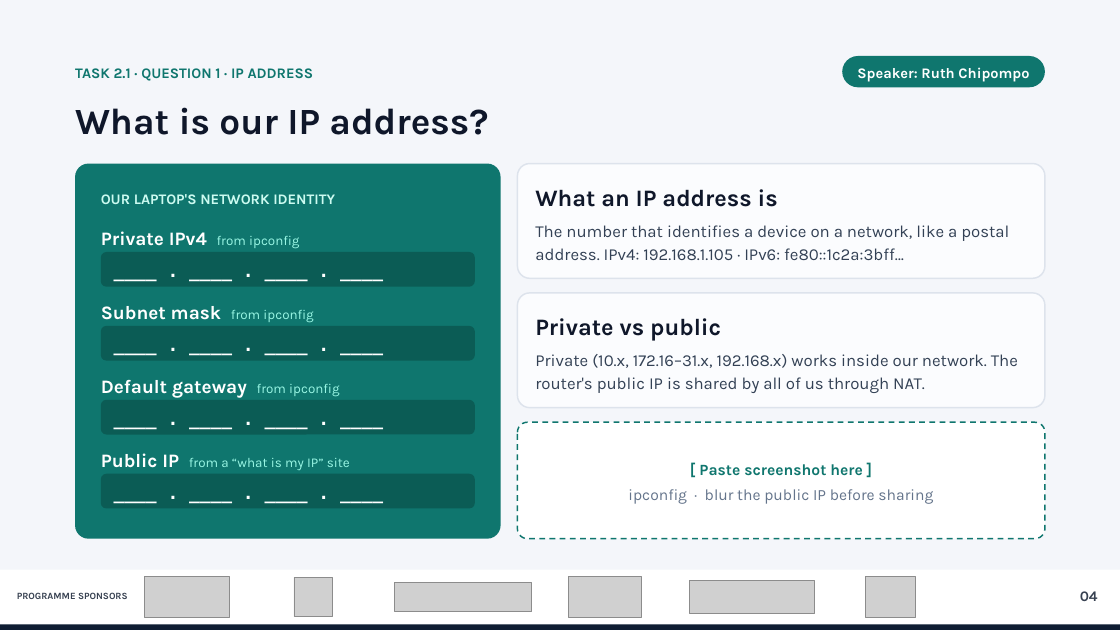
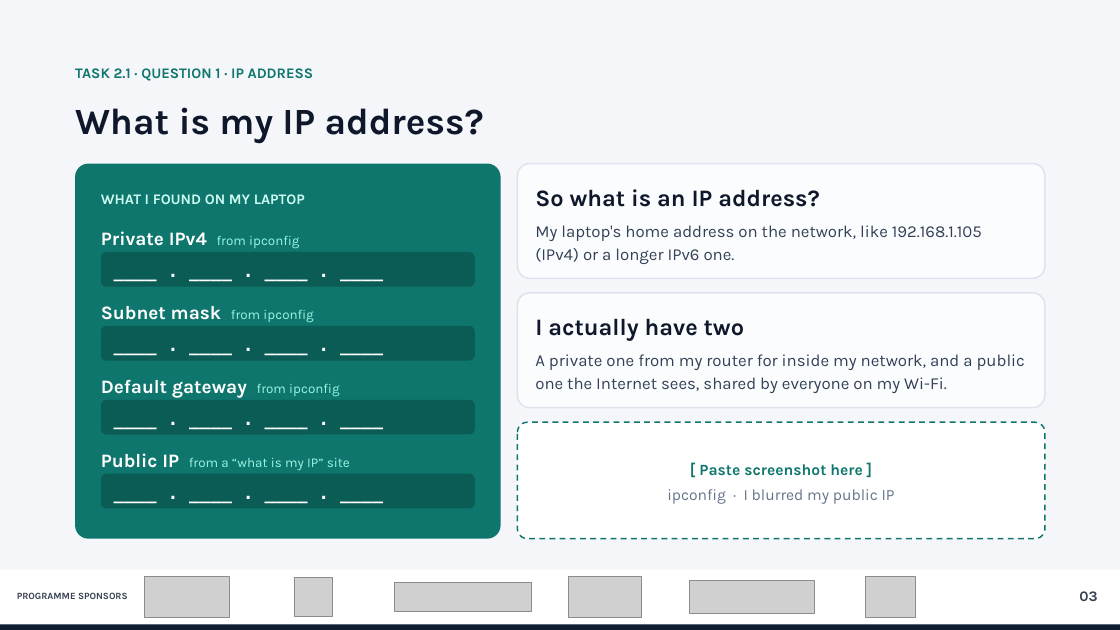
Before and after one commit to wakalala-droid/LightRays, a slide deck: slide 3 of group3-network-identity/Group3_Network_Identity_DNS_Redesign.pptx (slide 4 before the commit). Drawn at 1120x630 pixels with LibreOffice and Linux fonts; fonts in the diff are those of the drawing; grey boxes stand for pictures. Boxes give left, top, right and bottom in pixels: in the first picture for what was removed or moved away, otherwise in the second. Text is boxed around its words. In the diff, an @@ line names an element or a change of style, - is before the commit and + after.

```diff
--- a/group3-network-identity/Group3_Network_Identity_DNS_Redesign.pptx
+++ b/group3-network-identity/Group3_Network_Identity_DNS_Redesign.pptx
@@ rounded rectangle removed at bbox=[843, 56, 1045, 87] @@
-Speaker: Ruth Chipompo
@@ text at bbox=[75, 107, 484, 144]: text changed @@
-What is our IP address?
+What is my IP address?
@@ text at bbox=[101, 194, 305, 204]: text changed @@
-OUR LAPTOP'S NETWORK IDENTITY
+WHAT I FOUND ON MY LAPTOP
@@ text at bbox=[535, 189, 819, 207]: text changed @@
-What an IP address is
+So what is an IP address?
@@ text at bbox=[535, 225, 982, 264]: text changed @@
-The number that identifies a device on a network, like a postal address. IPv4: 192.168.1.105 · IPv6: fe80::1c2a:3bff…
+My laptop's home address on the network, like 192.168.1.105 (IPv4) or a longer IPv6 one.
@@ text at bbox=[535, 318, 744, 341]: text changed @@
-Private vs public
+I actually have two
@@ text at bbox=[535, 354, 1025, 393]: text changed @@
-Private (10.x, 172.16–31.x, 192.168.x) works inside our network. The router's public IP is shared by all of us through NAT.
+A private one from my router for inside my network, and a public one the Internet sees, shared by everyone on my Wi-Fi.
@@ text at bbox=[667, 489, 895, 504]: text changed @@
-ipconfig · blur the public IP before sharing
+ipconfig · I blurred my public IP
@@ text at bbox=[1079, 591, 1097, 601]: text changed @@
-04
+03
```
Also in this commit, not shown: 6 other slides changed, 1 slide added, 2 slides removed, 2 other files.
